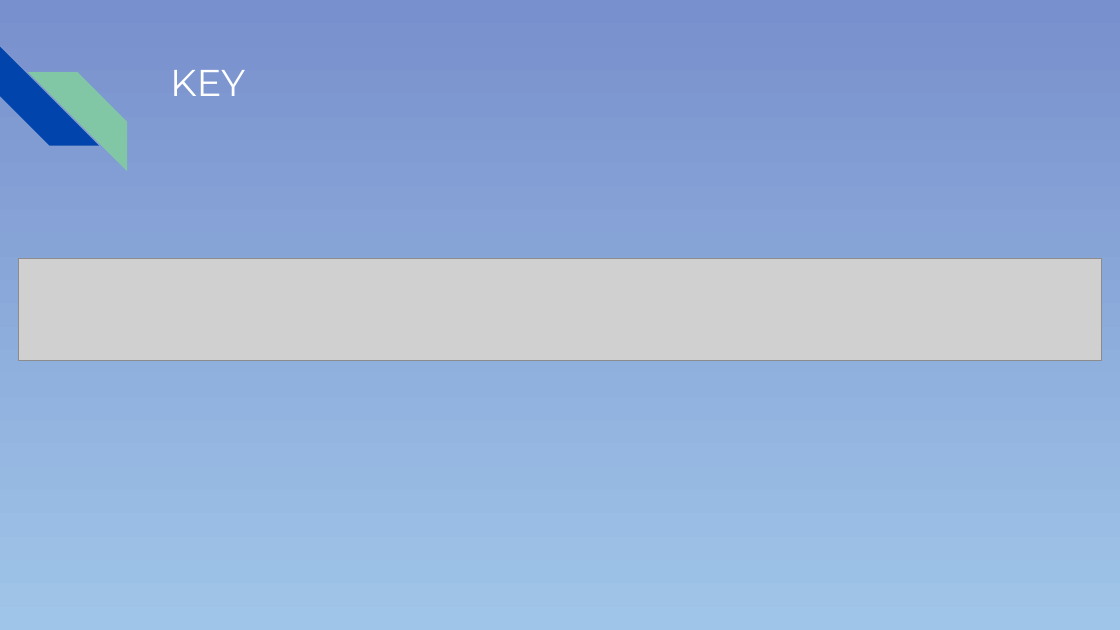
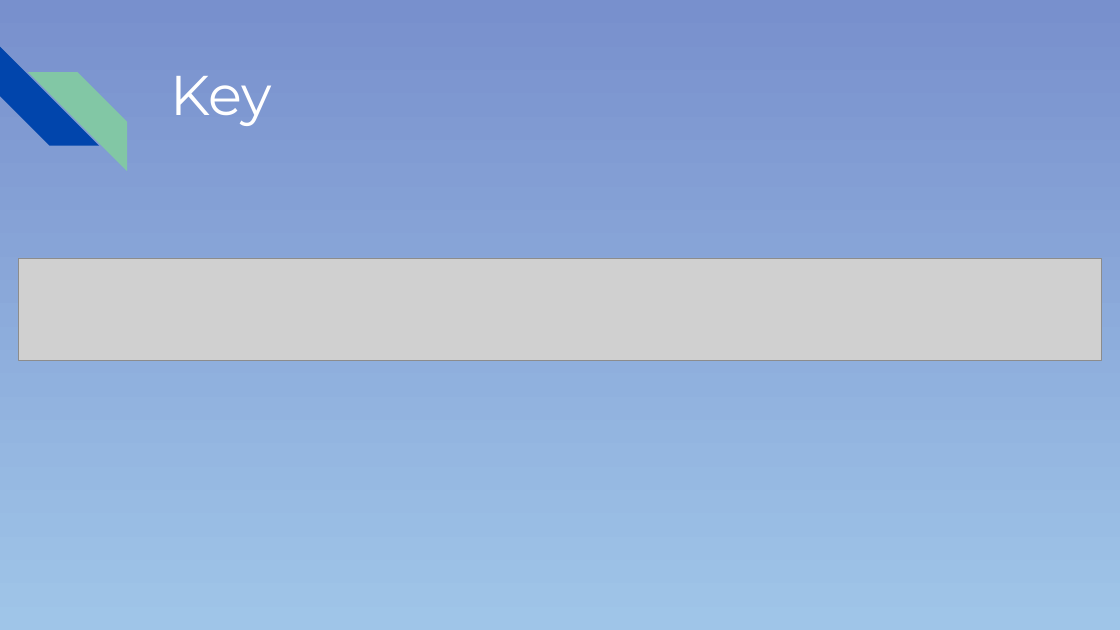
Before and after one commit to colemank0259/CSC-289_Group3, a slide deck: slide 9 of Pitch_PowerPoint.pptx (slide 8 before the commit). Drawn at 1120x630 pixels with LibreOffice and Linux fonts; fonts in the diff are those of the drawing; grey boxes stand for pictures. Boxes give left, top, right and bottom in pixels: in the first picture for what was removed or moved away, otherwise in the second. Text is boxed around its words. In the diff, an @@ line names an element or a change of style, - is before the commit and + after.

```diff
--- a/Pitch_PowerPoint.pptx
+++ b/Pitch_PowerPoint.pptx
@@ title at <box>170,76,272,126</box>: text changed; size 24 to 36 pt @@
-KEY
+Key
```
Also in this commit, not shown: 8 other slides changed, 4 slides added, 1 slide removed.
